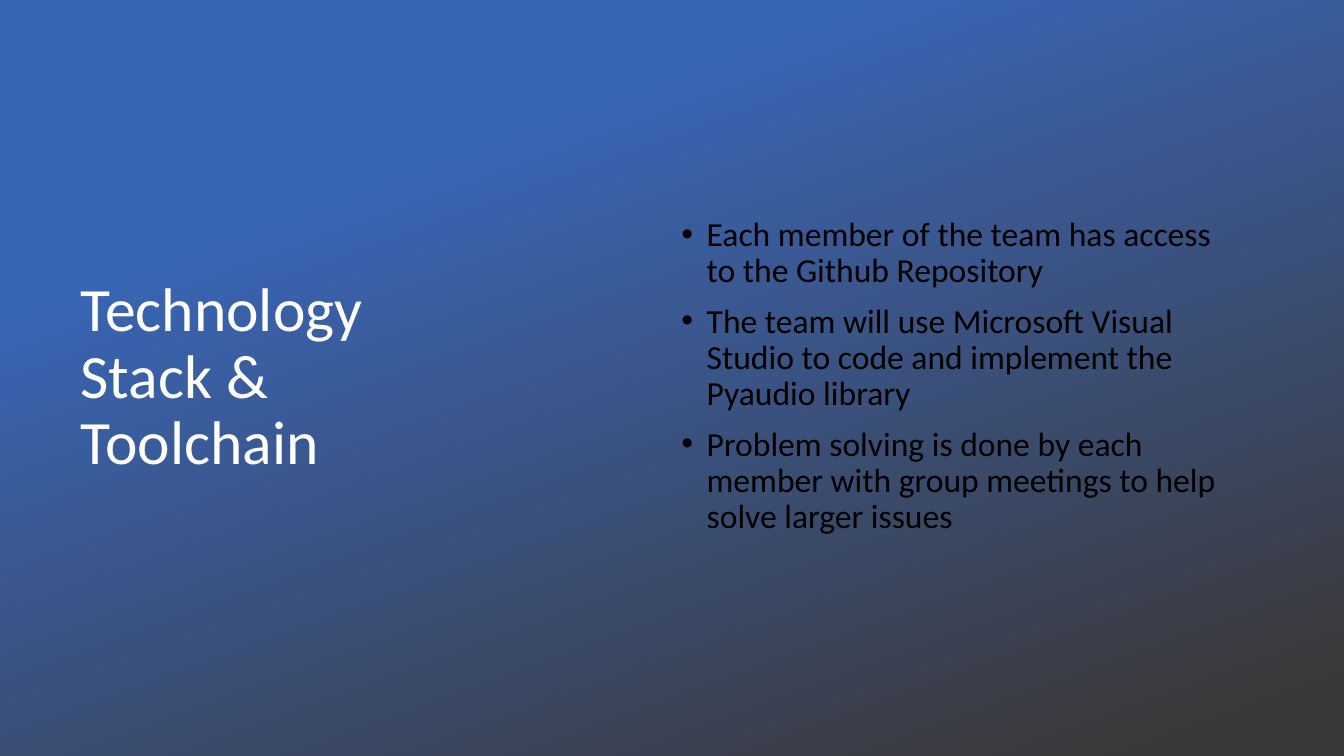
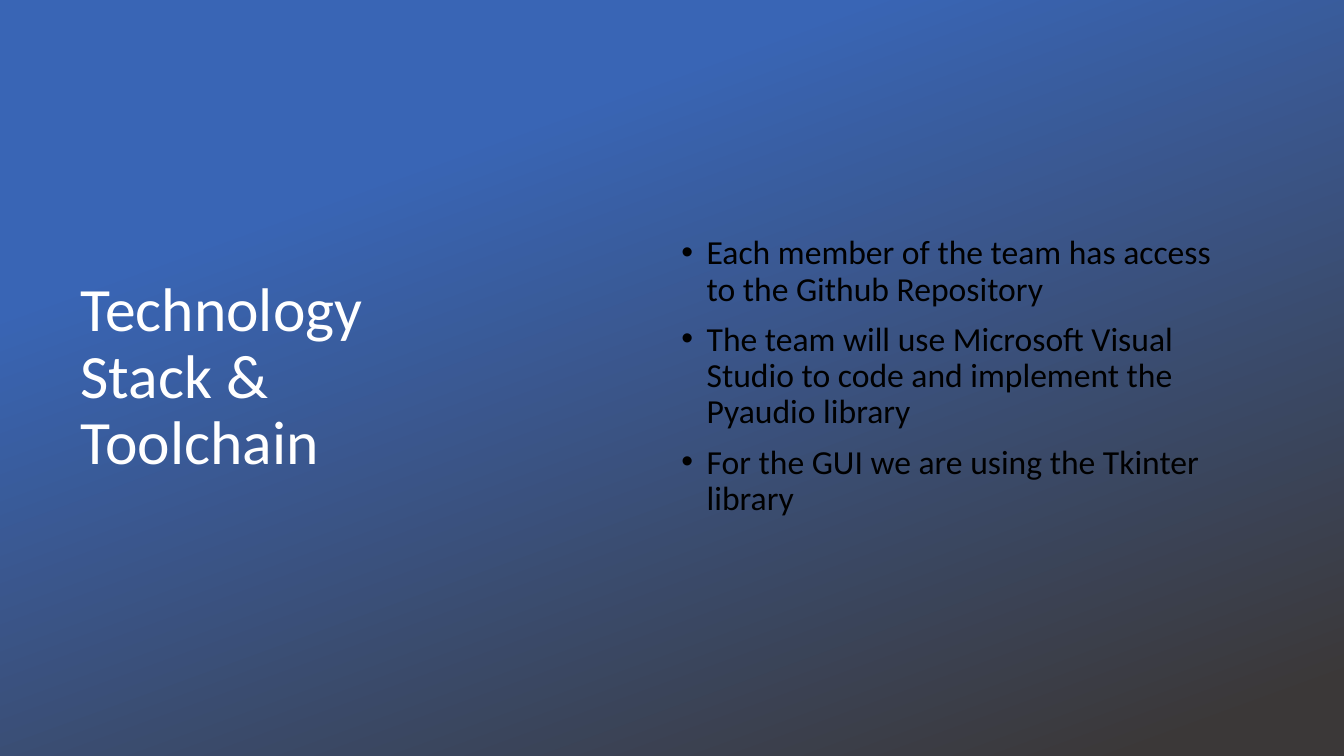
Before and after one commit to Mic-Check-2-Cruise-Control/root, a slide deck: slide 4 of Team Project Analysis-Milestone 2.pptx. Drawn at 1344x756 pixels with LibreOffice and Linux fonts; fonts in the diff are those of the drawing; background and template pictures are left out. Boxes give left, top, right and bottom in pixels: in the first picture for what was removed or moved away, otherwise in the second. Text is boxed around its words. In the diff, an @@ line names an element or a change of style, - is before the commit and + after.

```diff
--- a/Team Project Analysis-Milestone 2.pptx
+++ b/Team Project Analysis-Milestone 2.pptx
@@ text at [707, 451, 1199, 516]: text changed @@
-• Problem solving is done by each member with group meetings to help solve larger issues
+• For the GUI we are using the Tkinter library
```
Also in this commit, not shown: 3 other slides changed, 2 other files.
